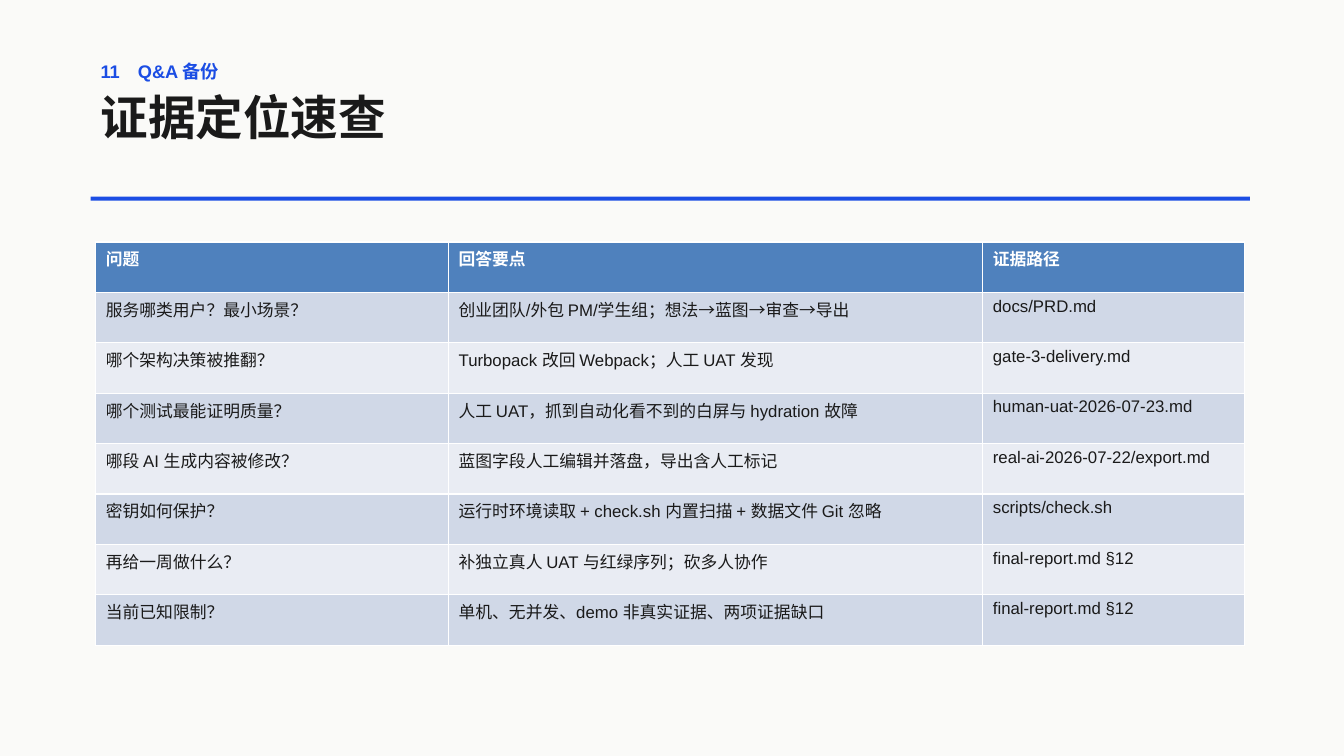
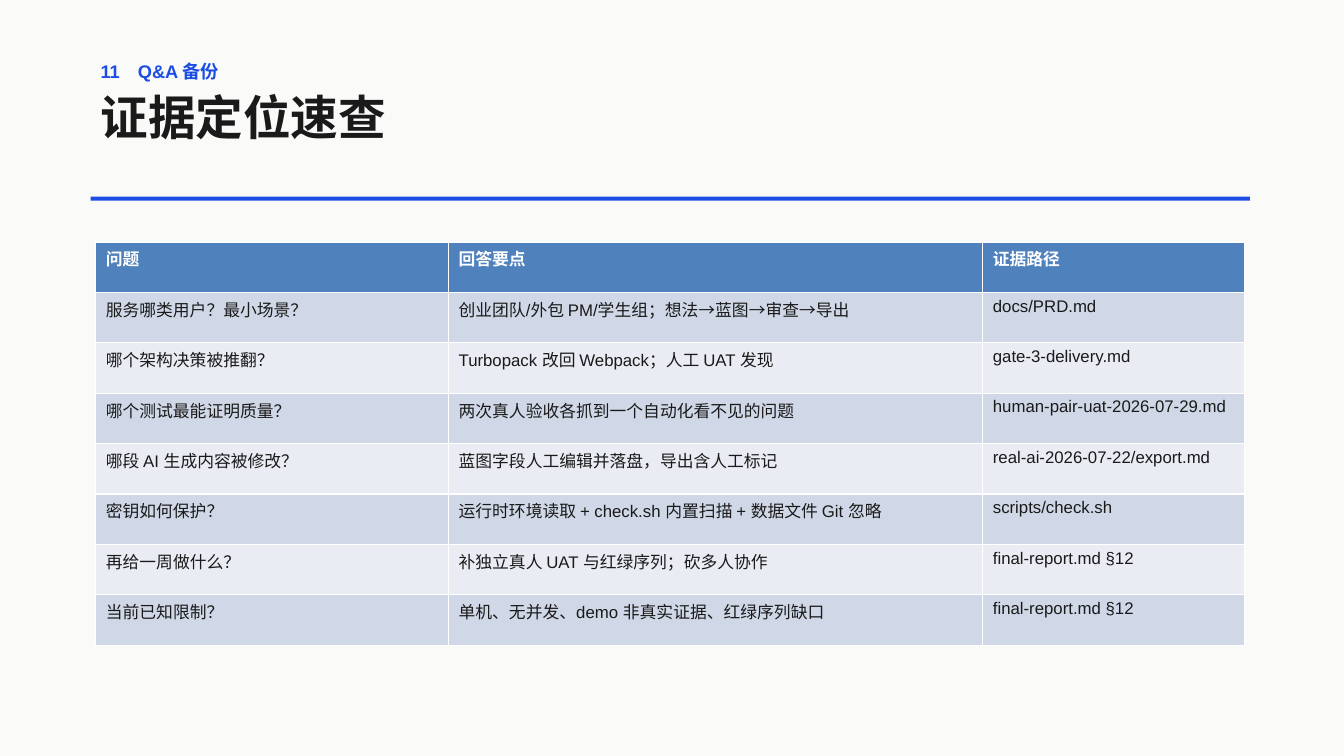
Before and after one commit to xuzihan0823/msd-2510631109-arena-lite, a slide deck: slide 12 of projects/launchspec-ai/submissions/2510631109-launchspec-ai-defense.pptx. Drawn at 1344x756 pixels with LibreOffice and Linux fonts; fonts in the diff are those of the drawing. Boxes give left, top, right and bottom in pixels: in the first picture for what was removed or moved away, otherwise in the second. Text is boxed around its words. In the diff, an @@ line names an element or a change of style, - is before the commit and + after.

Commit message:
[2510631109] record independent human pair UAT (TYX, 2026-07-29)
新增 process/uat/launchspec-ai-human-pair-uat-2026-07-29.md：
- 测试者 TYX（未参与开发），Edge，demo provider
- U-03 生成蓝图首次不可用、内容不显示，处理后复测通过
- 其余 6 项一次通过；U-04~U-07 在 U-03 修复后重新执行
- 测试者未表述的两项反馈如实留空，未代写

如实说明：本次处理未产生业务代码提交（6b2fe9c 与 5a3b56d
之间无提交，工作区干净），记录中不引用修复提交号。

同步更新 Gate 3（F-1 转为已完成）、PROCESS、evidence 索引、
draft-uat、第 2 次周志、最终报告与 12 页答辩 PPT。
7-23 本人 UAT 记录保持原文，仅追加后续补记。

```diff
--- a/projects/launchspec-ai/submissions/2510631109-launchspec-ai-defense.pptx
+++ b/projects/launchspec-ai/submissions/2510631109-launchspec-ai-defense.pptx
@@ table at [96,242,1245,645] @@
-row 4, column 2: 人工 UAT，抓到自动化看不到的白屏与 hydration 故障
+row 4, column 2: 两次真人验收各抓到一个自动化看不见的问题
-row 4, column 3: human-uat-2026-07-23.md
+row 4, column 3: human-pair-uat-2026-07-29.md
-row 8, column 2: 单机、无并发、demo 非真实证据、两项证据缺口
+row 8, column 2: 单机、无并发、demo 非真实证据、红绿序列缺口
```
Also in this commit, not shown: 3 other slides changed, 11 other files.
